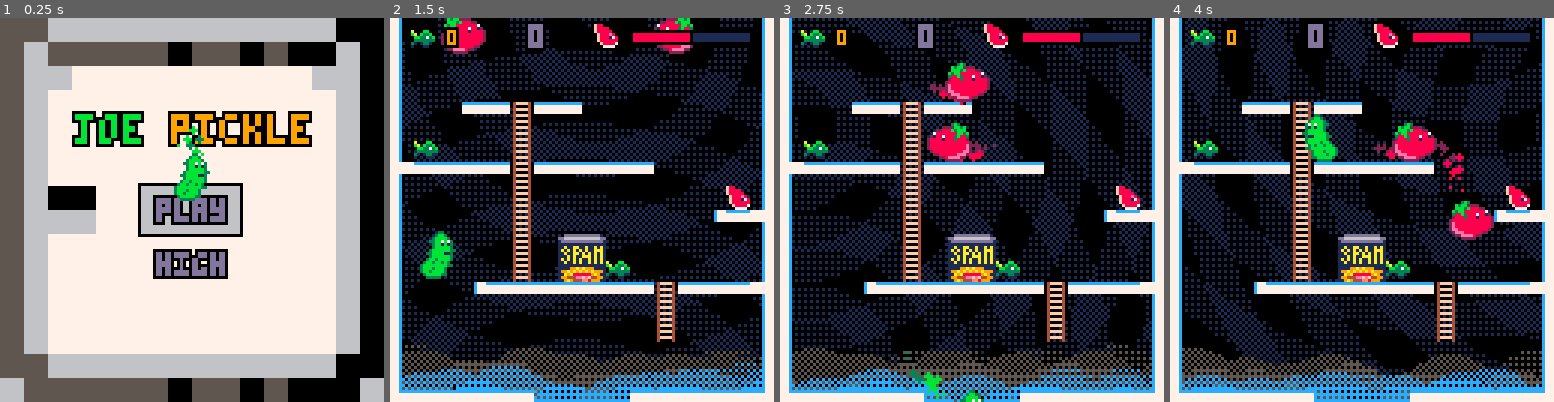
Above: before the commit, frames 1-4 (left to right).
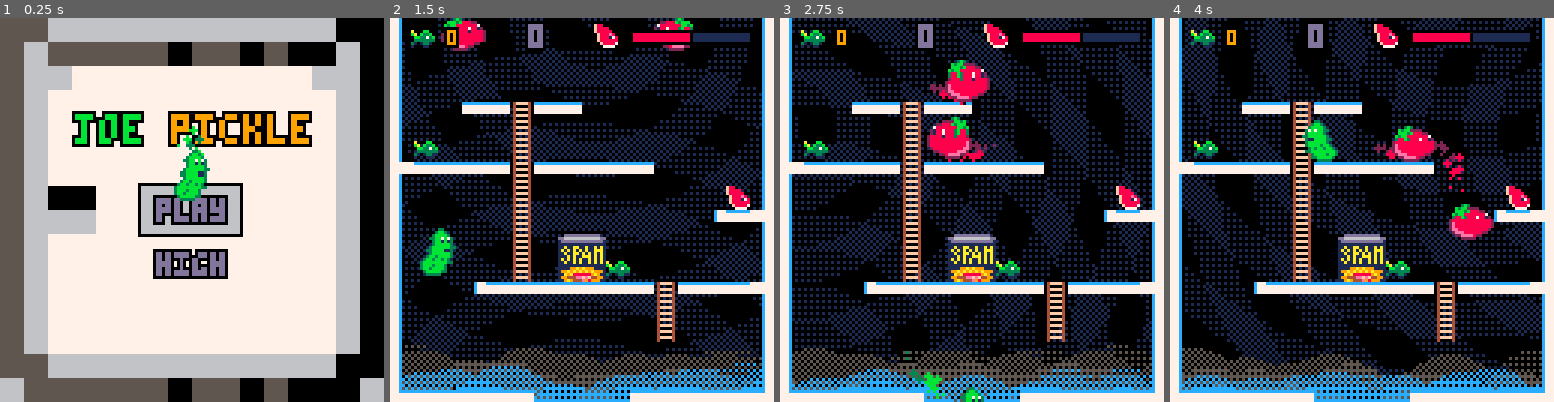
Above: after the commit, the same moments.

Repository: Niarkou/Open-jam-2018
Game: PICO-8 cartridge Openjam2018.p8
Two runs of this game, one before a commit and one after it. Both use one fixed random seed, a clock stepped at 60 frames per second and the inputs below.
Inputs:
- Up to frame 1 (0.25 s): no input
- Up to frame 2 (1.5 s): tap X (X key) at 0.33, 1.07 s; tap O (Z key) at 0.7 s
- Up to frame 3 (2.75 s): hold Right 1.6-2.1 s; tap O (Z key) at 1.7, 2.1, 2.5 s; tap X (X key) at 1.85 s; hold Up 2.15-2.42 s; hold Right from 2.47 s (still down)
- Up to frame 4 (4 s): tap O (Z key) at 2.9, 3.3, 3.7 s; tap X (X key) at 2.97 s; release Right at 3.03 s; hold Left 3.08-3.58 s; hold Down 3.63-3.97 s

The runs differ from the first frame. In frame 1, 0.2% of the frame differs, in the area x 46-55%, y 34-41%; in frame 2, 0.8%; in frame 3, 0.9%, in the area x 38-54%, y 10-100%; in frame 4, 0.8%.

Commit message:
Idle animation for all entities.

Diff:
--- a/Openjam2018.p8
+++ b/Openjam2018.p8
@@ -42,6 +42,7 @@
     return {
         x = x, y = y,
         lives = 10,
+        anim = rnd(10),
         hit = 0,
         climbspd = 0.5,
         dir = false,
@@ -320,6 +321,7 @@
 function update_player()
     update_entity(player, btn(0), btn(1), jump(), btn(3))
 
+    -- shooting!
     if btn(4) and state == "play" then
         if player.cooldown > 0 then
             player.cooldown -= 1
@@ -363,6 +365,10 @@
 end
 
 function update_entity(e, go_left, go_right, go_up, go_down)
+    -- update some variables
+    e.hit -= 1
+    e.anim += 1
+
     local old_x, old_y = e.x, e.y
 
     -- check x movement (easy)
@@ -444,9 +450,6 @@
 
     e.grounded = grounded
     e.ladder = ladder
-
-    -- hit!
-    e.hit -= 1
 
     if old_x != e.x or old_y != e.y then
         add(particles, { x = e.x + (rnd(6) - 3) - rnd(2) * (e.x - old_x),
@@ -720,7 +723,9 @@
 
 function draw_entity(e)
     if e.hit > 0 then for i = 1,15 do pal(i, 6 + rnd(2)) end end
-    spr(e.spr, e.x - 8, e.y - 12, 2, 2, e.dir)
+    --spr(e.spr, e.x - 8, e.y - 12, 2, 2, e.dir)
+    local dy = 2 * cos(e.anim / 32)
+    sspr(e.spr % 16 * 8, flr(e.spr / 16) * 8, 16, 16, e.x - 8, e.y - 12 + dy, 16, 16 - dy, e.dir)
     pal()
 end
 
